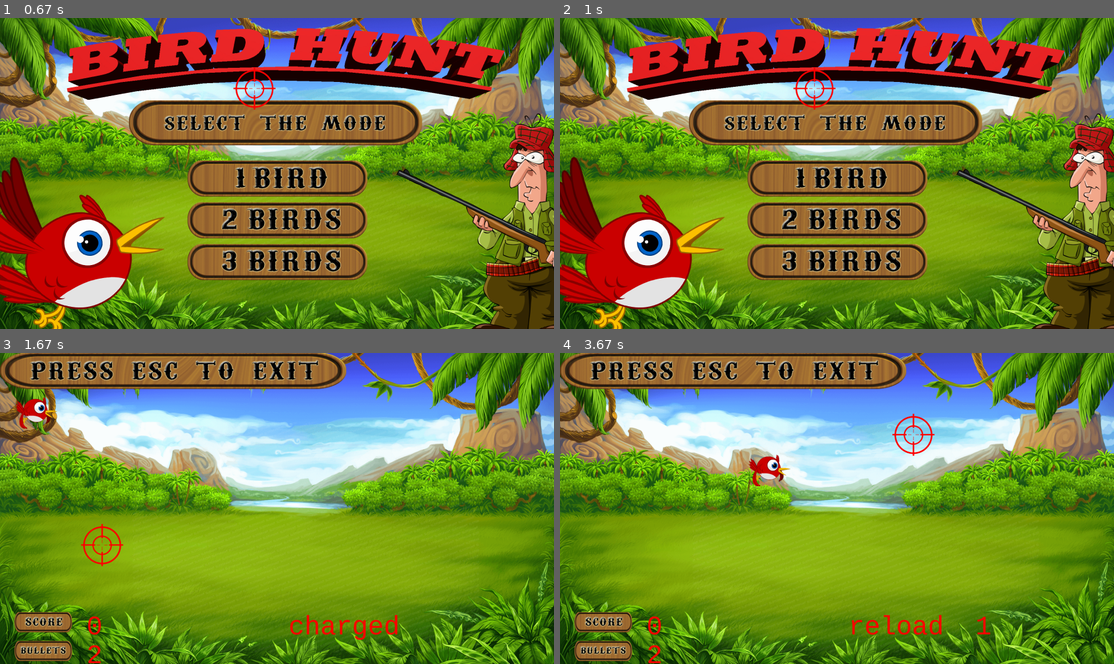
Above: before the commit, frames 1-4 (two rows, left to right).
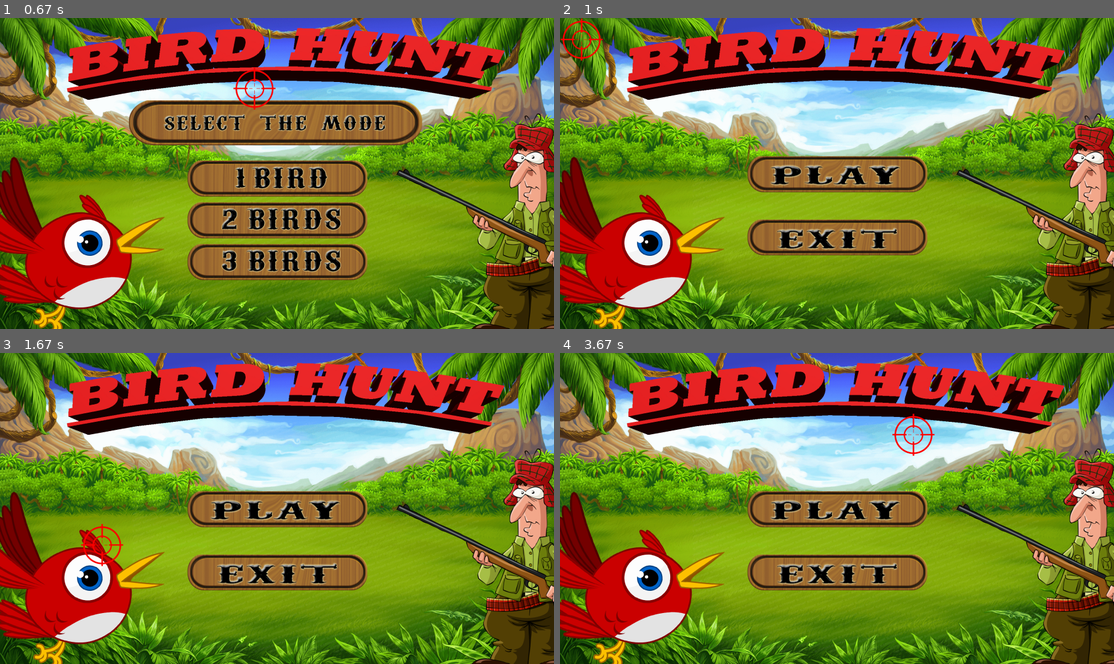
Above: after the commit, the same moments.

Repository: StepanVerzun/project_pygame_bird_hunt
Game: pygame game, started from Game.py
The game is run twice, just before and just after one commit, with the same random seed, the same clock (stepped at 60 frames per second) and the same inputs.
Inputs (mouse positions are in pixels of both pictures, inside the frame that each line leads up to):
- Up to frame 1 (0.67 s): press the mouse at (277, 173) at 0.37 s; move the mouse to (265, 129) at 0.47 s; release the mouse at (254, 89) at 0.6 s
- Up to frame 2 (1 s): hold Esc from 0.67 s (still down)
- Up to frame 3 (1.67 s): release Esc at 1.13 s; click (204, 530) at 1.22 s; click (99, 545) at 1.55 s
- Up to frame 4 (3.67 s): click (731, 570) at 1.88 s; click (670, 458) at 2.22 s; click (1014, 402) at 2.55 s; click (709, 548) at 2.88 s; click (1014, 421) at 3.22 s; click (914, 433) at 3.55 s

Frame 1 is identical in both runs. In frame 2, 18% of the frame differs, in the area x 0-77%, y 0-85%; in frame 3, 39%; in frame 4, 39%, in the area x 0-100%, y 0-100%.

Commit message:
Презентация + escape в меню выбора

Diff:
--- a/Game.py
+++ b/Game.py
@@ -103,6 +103,8 @@
                 game(event.pos, 2)
             if event.type == pygame.MOUSEBUTTONDOWN and three_but.rect.collidepoint(event.pos):
                 game(event.pos, 3)
+            if event.type == pygame.KEYDOWN and event.key == pygame.K_ESCAPE:
+                start_screen()
         choose_sprites.draw(screen)
         clock.tick(FPS)
         pygame.display.flip()
